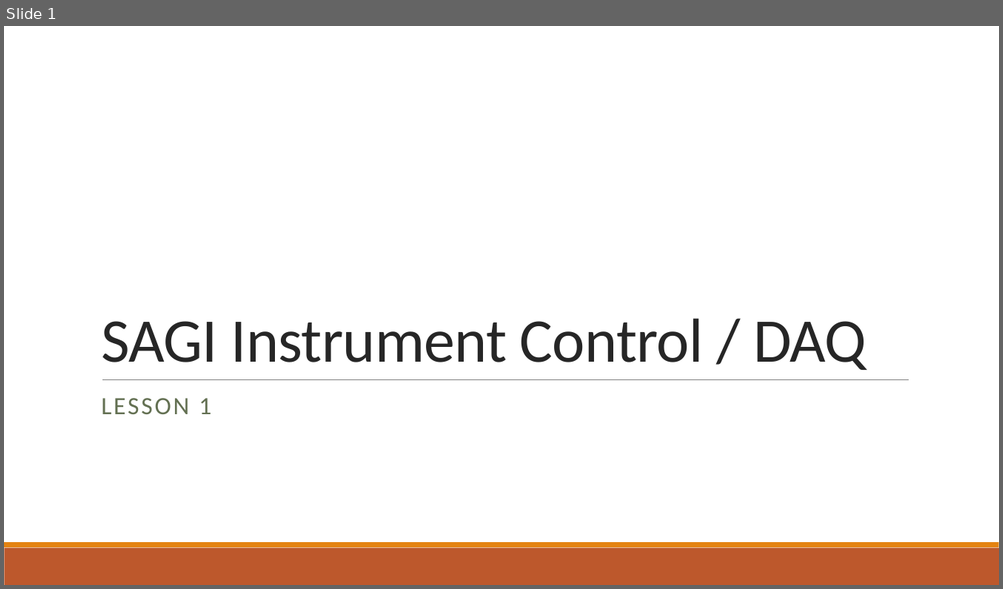
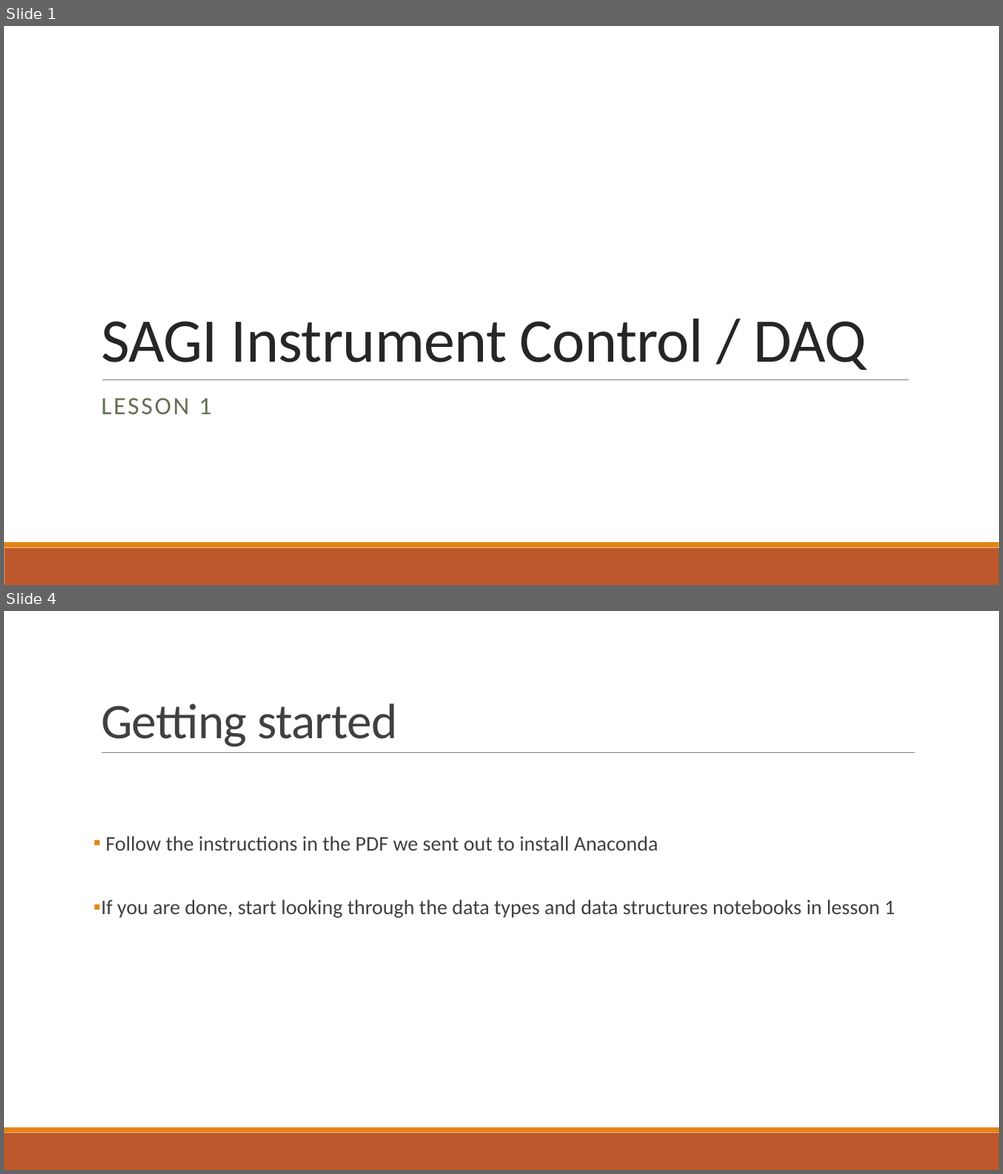
Before and after one commit to loganfoote/sagi, a slide deck: lessons/instrument_control/lesson1/lesson1.pptx. Shown one above the other, each under a label of ours: slide 1 before the commit, slides 1 and 4 after it; the slides between them are not shown. The pictures are 1003x589 and 1003x1174 pixels, drawn with LibreOffice and Linux fonts; fonts in the diff are those of the drawing. Boxes give left, top, right and bottom in pixels: in the first picture for what was removed or moved away, otherwise in the second. Text is boxed around its words. In the diff, an @@ line names an element or a change of style, - is before the commit and + after.

Commit message:
finished lesson1 ppt

```diff
--- a/lessons/instrument_control/lesson1/lesson1.pptx
+++ b/lessons/instrument_control/lesson1/lesson1.pptx
@@ slide 4 added at box(4, 611, 999, 1170), background #FFFFFF; not listed: 2 template elements that a slide beside it also shows @@
@@ title added at box(101, 703, 397, 747), 48 pt, text #404040 @@
+Getting started
@@ line added from (102, 753) to (915, 753), #808080 0.5 pt @@
@@ text added at box(101, 836, 894, 918), 20 pt, text #404040 @@
+▪ Follow the instructions in the PDF we sent out to install Anaconda
+▪ If you are done, start looking through the data types and data structures notebooks in lesson 1
```
Also in this commit, not shown: 2 slides changed, 1 slide removed.
